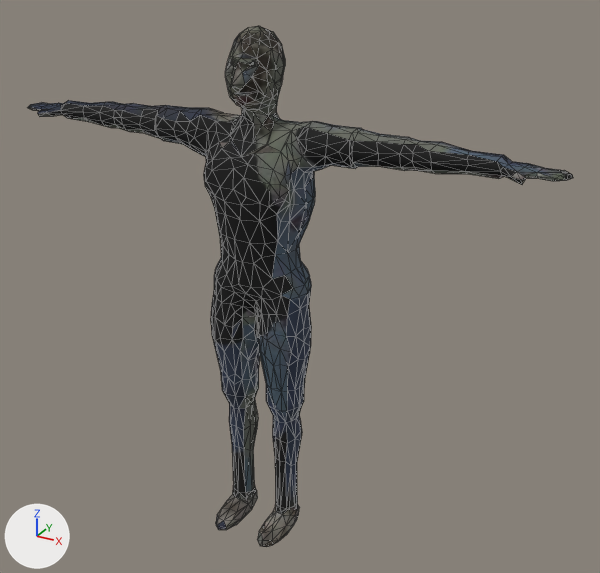
What one commit did to the glTF model godot/assets/characters/look/look_pz_zombie.glb.
The view is the same before and after, from a 50 mm camera at (1.31, -2.11, 2.02) aimed at (0.11, 0.06, 0.93). Arrows for +X, +Y and +Z are at lower left; the lights stay in place. The picture after the commit comes second. Mesh edges are drawn as thin lines. Objects named as collision shapes, trigger or cutter boxes, shadow casters or lower levels of detail are left out. Vertices at exactly the same position are counted once.

Before the edit, the objects in view are built like this:
```python
me_pz_lod0 = bpy.data.meshes.new('pz_lod0')
me_pz_lod0.from_pydata(...)  # 1298 vertices, 2528 faces; spans x -0.93..0.93, y -0.17..0.12, z 0.0..1.74
me_pz_lod0.materials.append(mat_look_pz_zombie)  # picture img_albedo_pz
ob_pz_lod0 = bpy.data.objects.new('pz_lod0', me_pz_lod0)
ob_pz_lod0.location = (0.0, 0.0, 0.0)
```
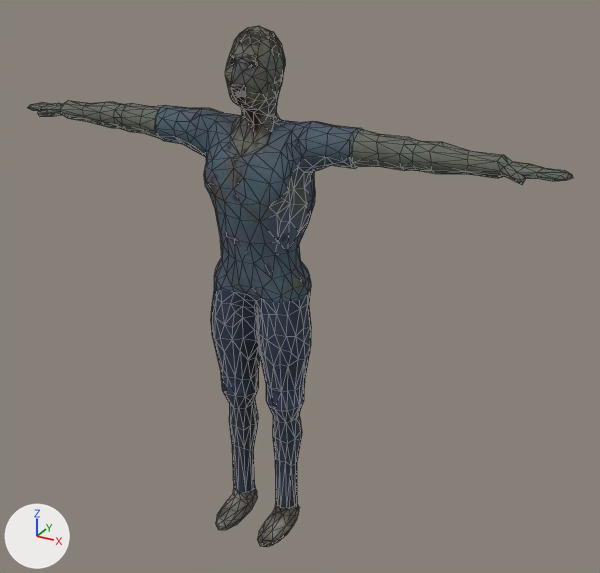
Patch to the scene script:
```diff
--- a/godot/assets/characters/look/look_pz_zombie.glb.py
+++ b/godot/assets/characters/look/look_pz_zombie.glb.py
@@ me_pz_lod0 @@
 # used by ob_pz_lod0; location = (0.0, 0.0, 0.0)
-me_pz_lod0.from_pydata(...)  # 1298 vertices, 2528 faces; spans x -0.93..0.93, y -0.17..0.12, z 0.0..1.74
+me_pz_lod0.from_pydata(...)  # 1343 vertices, 2608 faces; spans x -0.93..0.93, y -0.17..0.12, z 0.0..1.74
+# me_pz_lod0 part 1: 37 vertices moved from x -0.02..0.77, y -0.08..0.0, z 1.41..1.57 to x -0.03..0.77, y -0.08..0.0, z 1.41..1.57; 75 vertices removed from x -0.05..0.77, y -0.1..0.04, z 1.32..1.59; 120 vertices added at x -0.04..0.77, y -0.1..0.05, z 1.33..1.6
+# me_pz_lod0 part 2: 2 vertices moved from x -0.66..-0.57, y -0.03..0.04, z 1.42 to x -0.66..-0.56, y -0.03..0.04, z 1.41..1.42; 2 vertices removed from x -0.66..-0.57, y 0.02..0.03, z 1.4; 4 vertices added at x -0.76..-0.58, y -0.03..0.02, z 1.4..1.44
+# me_pz_lod0 part 3: 2 vertices removed from x -0.07, y -0.06, z 0.58..0.62; 1 vertex added at x -0.07, y -0.06, z 0.6
+# me_pz_lod0 part 4: 2071 kept faces spanning x -0.93..0.93, y -0.17..0.12, z 0.01..1.74 get new texture (UV) coordinates
+# other edits to the shape of me_pz_lod0 do not show in these pictures
 me_pz_lod0.materials.append(mat_look_pz_zombie)
```

Pixel boxes (x1, y1, x2, y2) of what changed, in the pictures (600 x 573 px; the box of a moved part takes in the faces that stretch with it):
part 1 of me_pz_lod0, moved or reshaped: before (226, 73, 505, 197); after (226, 73, 503, 197)
part 2 of me_pz_lod0, moved or reshaped: before (63, 112, 104, 126); after (50, 103, 104, 126)
part 3 of me_pz_lod0, moved or reshaped: (225, 340, 242, 396) in both
part 4 of me_pz_lod0, surface changed: (28, 26, 573, 547) in both
